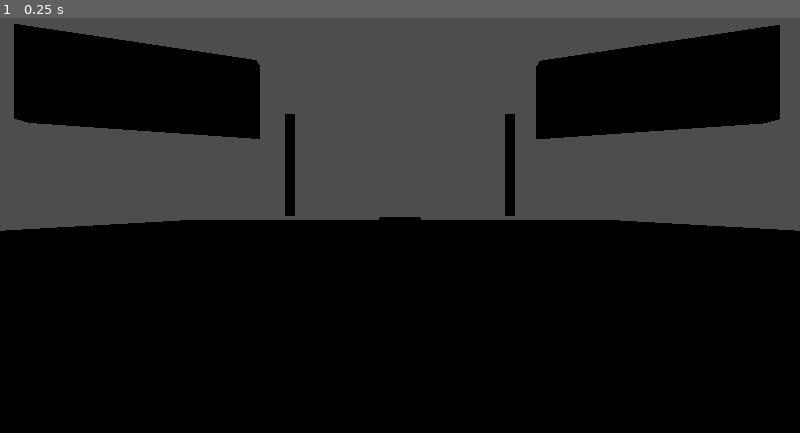
Above: before the commit, frame 1.
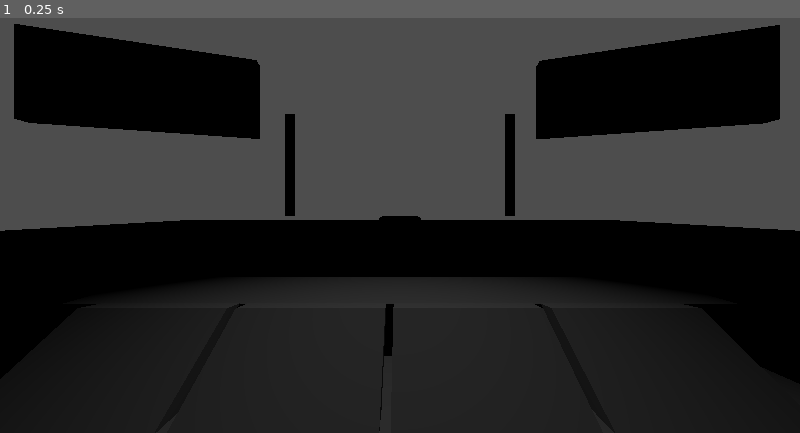
Above: after the commit, the same moment.

Repository: ZeAntwan/LD53
Game: Godot game, scene res://scenes/level.tscn
Two runs of this game, one before a commit and one after it. Both use one fixed random seed, a clock stepped at 60 frames per second and the inputs below. This scene is started directly instead of the project's main scene.
Inputs:
- Up to frame 1 (0.25 s): no input

The runs differ from the first frame. In frame 1, 24% of the frame differs, in the area x 8-92%, y 47-100%.

Commit message:
fixed viewport render

Diff:
--- /dev/null
+++ b/TestLineGraph.gd
@@ -0,0 +1,53 @@
+extends Line2D
+
+export var graph_width : float = 100
+export var graph_height : float = 100
+export var graph_max_points : int = 0 # Zero for unlimited graph-points
+export var grow : bool = false
+
+var graph : Array
+
+func create_graph() -> void:
+	var length : int = len(graph)
+	assert(length > 0 and graph[0] is float and graph_max_points >= 0)
+
+	var points_ : PoolVector2Array = []
+
+	var maximum : float = graph[0]
+	var minimum : float = graph[0]
+
+	if length == 1:
+		graph.append(graph[0])
+		length += 1
+
+	for value in graph:
+		assert(value is float)
+		if value > maximum:
+			maximum = value
+		if value < minimum:
+			minimum = value
+
+	if minimum == maximum:
+		minimum -= 1.0
+		maximum += 1.0
+
+	for index in range(length):
+		points_.append(Vector2(
+			0.0,
+			lerp(graph_height, 0.0, (graph[index] - minimum) / (maximum - minimum))))
+		if grow and graph_max_points:
+			points_[-1].x = lerp(0.0, graph_width, index / float(graph_max_points - 1))
+		else:
+			points_[-1].x = lerp(0.0, graph_width, index / float(length - 1))
+
+	points = points_
+
+func pop_values() -> void:
+	if graph_max_points != 0:
+		if len(graph) > graph_max_points:
+			graph.pop_front()
+			pop_values()
+
+func add_value(value : float) -> void:
+	graph.append(value)
+	pop_values()
--- a/scenes/level.tscn
+++ b/scenes/level.tscn
@@ -1,4 +1,25 @@
 [gd_scene load_steps=15 format=3 uid="uid://ci36nuskade4y"]
+
+[sub_resource type="StandardMaterial3D" id="StandardMaterial3D_hfhmx"]
+albedo_color = Color(0.176471, 0.176471, 0.176471, 1)
+
+[sub_resource type="BoxMesh" id="BoxMesh_wwmew"]
+
+[sub_resource type="CylinderMesh" id="CylinderMesh_1vo8d"]
+
+[sub_resource type="StandardMaterial3D" id="StandardMaterial3D_vx7k0"]
+albedo_color = Color(0.701961, 0.701961, 0.701961, 1)
+
+[sub_resource type="BoxMesh" id="BoxMesh_o5soa"]
+
+[sub_resource type="CameraTexture" id="CameraTexture_hhfxa"]
+camera_feed_id = 1
+
+[sub_resource type="StandardMaterial3D" id="StandardMaterial3D_nldfh"]
+albedo_texture = SubResource("CameraTexture_hhfxa")
+
+[sub_resource type="ViewportTexture" id="ViewportTexture_x28j6"]
+viewport_path = NodePath("SubViewport")
 
 [sub_resource type="BoxMesh" id="BoxMesh_so24c"]
 size = Vector3(60, 2, 60)
@@ -11,32 +32,42 @@
 
 [sub_resource type="BoxMesh" id="BoxMesh_0lt75"]
 
-[sub_resource type="BoxMesh" id="BoxMesh_o5soa"]
-
-[sub_resource type="CameraTexture" id="CameraTexture_hhfxa"]
-camera_feed_id = 1
-
-[sub_resource type="StandardMaterial3D" id="StandardMaterial3D_nldfh"]
-albedo_texture = SubResource("CameraTexture_hhfxa")
-
-[sub_resource type="ViewportTexture" id="ViewportTexture_x28j6"]
-viewport_path = NodePath("SubViewport")
-
-[sub_resource type="StandardMaterial3D" id="StandardMaterial3D_hfhmx"]
-albedo_color = Color(0.176471, 0.176471, 0.176471, 1)
-
-[sub_resource type="BoxMesh" id="BoxMesh_wwmew"]
-
-[sub_resource type="CylinderMesh" id="CylinderMesh_1vo8d"]
-
-[sub_resource type="StandardMaterial3D" id="StandardMaterial3D_vx7k0"]
-albedo_color = Color(0.701961, 0.701961, 0.701961, 1)
-
 [sub_resource type="PrismMesh" id="PrismMesh_5gar1"]
 
 [sub_resource type="SphereMesh" id="SphereMesh_yij73"]
 
 [node name="Level" type="Node3D"]
+
+[node name="SubViewport" type="SubViewport" parent="."]
+msaa_3d = 1
+mesh_lod_threshold = 0.0
+size = Vector2i(600, 400)
+
+[node name="CameraBody" type="MeshInstance3D" parent="SubViewport"]
+transform = Transform3D(0.483866, 0, 0, 0, 0.404734, 0, 0, 0, 0.534293, 0, 2.39146, 0)
+material_override = SubResource("StandardMaterial3D_hfhmx")
+mesh = SubResource("BoxMesh_wwmew")
+skeleton = NodePath("../..")
+
+[node name="CameraLens" type="MeshInstance3D" parent="SubViewport/CameraBody"]
+transform = Transform3D(0.75, 0, 0, 0, -1.80528e-08, -0.75, 0, 0.413, -3.27835e-08, 0, 0, 0.232297)
+mesh = SubResource("CylinderMesh_1vo8d")
+surface_material_override/0 = SubResource("StandardMaterial3D_vx7k0")
+
+[node name="Camera3D" type="Camera3D" parent="SubViewport/CameraBody"]
+transform = Transform3D(-2.06669, 0, -1.99505e-07, 0, 2.47076, 0, 1.80676e-07, 0, -1.87163, 0, 0.224672, 0.765952)
+current = true
+
+[node name="Temp_LiveFeedTV" type="MeshInstance3D" parent="."]
+transform = Transform3D(2.502, 0, 0, 0, 1.104, 0, 0, 0, 0.129, 0, 3.177, 0.29)
+mesh = SubResource("BoxMesh_o5soa")
+surface_material_override/0 = SubResource("StandardMaterial3D_nldfh")
+
+[node name="Sprite3D" type="Sprite3D" parent="Temp_LiveFeedTV"]
+transform = Transform3D(0.150377, 0, 0, 0, 0.255173, 0, 0, 0, 1, 0.000811881, 0.00374937, 0.697357)
+no_depth_test = true
+texture_filter = 1
+texture = SubResource("ViewportTexture_x28j6")
 
 [node name="StaticBody3D" type="StaticBody3D" parent="."]
 
@@ -84,15 +115,6 @@
 material_override = SubResource("StandardMaterial3D_0fv6n")
 mesh = SubResource("BoxMesh_0lt75")
 
-[node name="Temp_LiveFeedTV" type="MeshInstance3D" parent="."]
-transform = Transform3D(2.502, 0, 0, 0, 1.104, 0, 0, 0, 0.129, 0, 3.177, 0.29)
-mesh = SubResource("BoxMesh_o5soa")
-surface_material_override/0 = SubResource("StandardMaterial3D_nldfh")
-
-[node name="Sprite3D" type="Sprite3D" parent="Temp_LiveFeedTV"]
-transform = Transform3D(0.150377, 0, 0, 0, 0.255173, 0, 0, 0, 1, 0, 0, 0.706968)
-texture = SubResource("ViewportTexture_x28j6")
-
 [node name="Temp_Stat_1_TV" type="MeshInstance3D" parent="."]
 transform = Transform3D(2.20602, 0, 0.0324435, 0, 1.01146, 0, -0.591102, 0, 0.121081, -3.023, 4.165, 0.05)
 mesh = SubResource("BoxMesh_o5soa")
@@ -101,24 +123,6 @@
 transform = Transform3D(2.20602, 0, -0.0324435, 0, 1.01146, 0, 0.591102, 0, 0.121081, 2.97936, 4.165, 0.036413)
 mesh = SubResource("BoxMesh_o5soa")
 
-[node name="SubViewport" type="SubViewport" parent="."]
-msaa_2d = 1
-size = Vector2i(600, 400)
-
-[node name="CameraBody" type="MeshInstance3D" parent="SubViewport"]
-transform = Transform3D(0.483866, 0, 0, 0, 0.404734, 0, 0, 0, 0.534293, 0, 2.39146, 0)
-material_override = SubResource("StandardMaterial3D_hfhmx")
-mesh = SubResource("BoxMesh_wwmew")
-skeleton = NodePath("../..")
-
-[node name="CameraLens" type="MeshInstance3D" parent="SubViewport/CameraBody"]
-transform = Transform3D(0.75, 0, 0, 0, -1.80528e-08, -0.75, 0, 0.413, -3.27835e-08, 0, 0, 0.232297)
-mesh = SubResource("CylinderMesh_1vo8d")
-surface_material_override/0 = SubResource("StandardMaterial3D_vx7k0")
-
-[node name="Camera3D" type="Camera3D" parent="SubViewport/CameraBody"]
-transform = Transform3D(-2.06669, 0, -1.99505e-07, 0, 2.47076, 0, 1.80676e-07, 0, -1.87163, 0, 0.224672, 0.389222)
-
 [node name="Temp_CharacterMesh" type="MeshInstance3D" parent="."]
 transform = Transform3D(-0.959736, 2.12347e-07, 0, -8.39028e-08, -2.42897, 0, 0, 0, 0.627725, 1.18432e-08, 1.6082, 3.13349)
 mesh = SubResource("PrismMesh_5gar1")
@@ -126,3 +130,6 @@
 [node name="MeshInstance3D" type="MeshInstance3D" parent="Temp_CharacterMesh"]
 transform = Transform3D(0.849191, 3.55271e-14, 0, 4.26326e-14, 0.364895, 0, 0, 0, 1, -1.27898e-13, -0.666641, -0.104017)
 mesh = SubResource("SphereMesh_yij73")
+
+[node name="SpotLight3D" type="SpotLight3D" parent="."]
+transform = Transform3D(1, 0, 0, 0, -0.445901, 0.895082, 0, -0.895082, -0.445901, 0, 4.87207, 1.58077)
